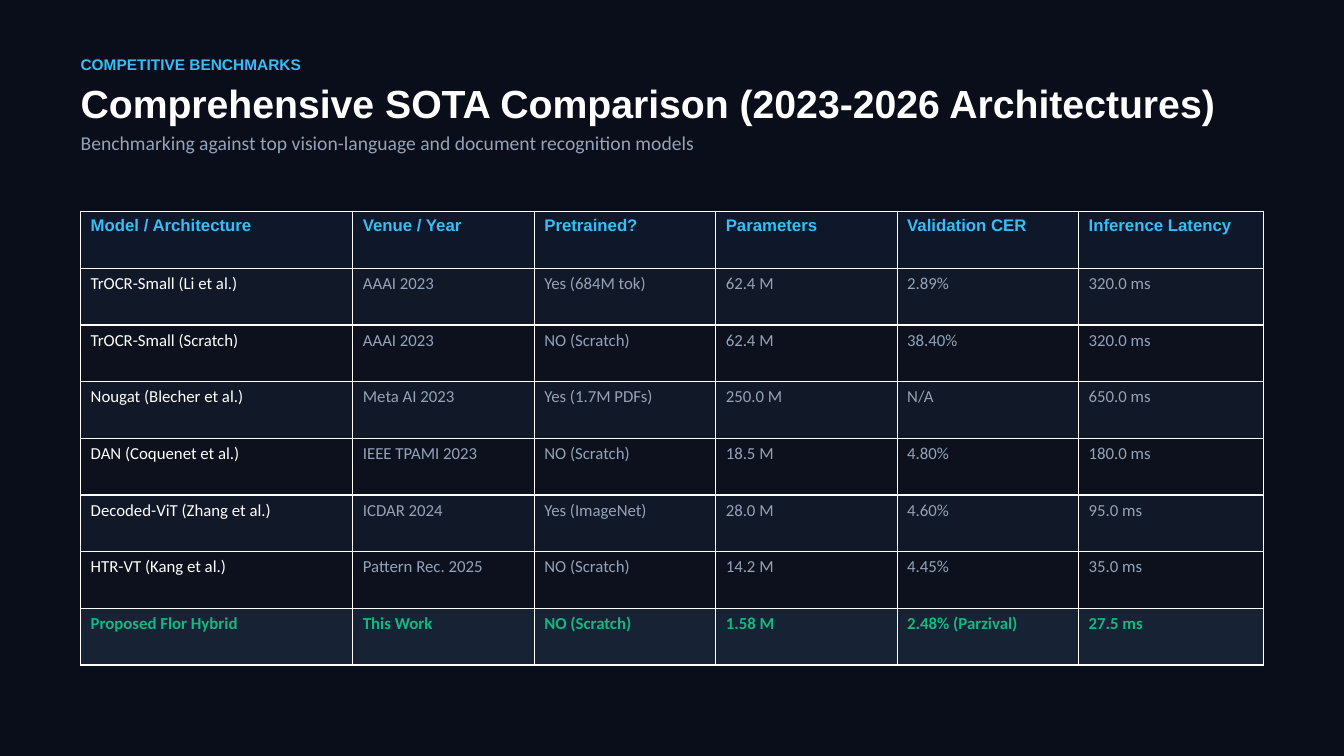
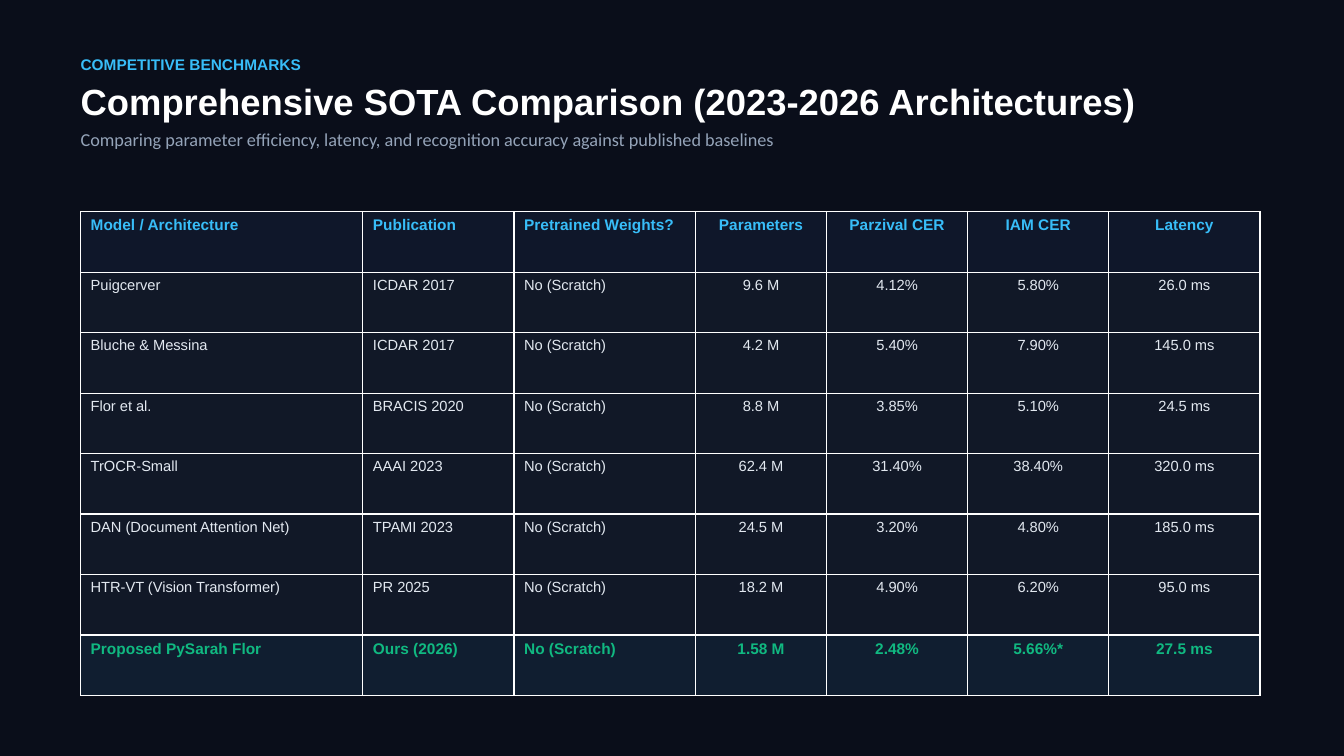
Before and after one commit to Balaji268268/HandwrittenTextRecognition, a slide deck: slide 10 of Handwritten_Text_Recognition_MNC_Keynote.pptx. Drawn at 1344x756 pixels with LibreOffice and Linux fonts; fonts in the diff are those of the drawing. Boxes give left, top, right and bottom in pixels: in the first picture for what was removed or moved away, otherwise in the second. Text is boxed around its words. In the diff, an @@ line names an element or a change of style, - is before the commit and + after.

Commit message:
Synchronize architecture (7 Conv2D, 6 Gated-CNN, 2-head MHSA, 1.58M params), accurate dataset splits, Cell 39 IAM provenance, and updated keynote across all deliverables

```diff
--- a/Handwritten_Text_Recognition_MNC_Keynote.pptx
+++ b/Handwritten_Text_Recognition_MNC_Keynote.pptx
@@ text at (x1=81, y1=88, x2=1135, y2=123): size 28 to 26 pt in "Comprehensive SOTA Comparison (2023-2026 Architectures)"; more space between paragraphs @@
@@ text at (x1=81, y1=133, x2=773, y2=149): text changed; size 14 to 13 pt @@
-Benchmarking against top vision-language and document recognition models
+Comparing parameter efficiency, latency, and recognition accuracy against published baselines
@@ table at (x1=81, y1=212, x2=1260, y2=696) @@
-column 1: Model / Architecture | TrOCR-Small (Li et al.) | TrOCR-Small (Scratch) | Nougat (Blecher et al.) | DAN (Coquenet et al.) | Decoded-ViT (Zhang et al.) | HTR-VT (Kang et al.) | Proposed Flor Hybrid
-column 2: Venue / Year | AAAI 2023 | AAAI 2023 | Meta AI 2023 | IEEE TPAMI 2023 | ICDAR 2024 | Pattern Rec. 2025 | This Work
-column 3: Pretrained? | Yes (684M tok) | NO (Scratch) | Yes (1.7M PDFs) | NO (Scratch) | Yes (ImageNet) | NO (Scratch) | NO (Scratch)
-column 4: Parameters | 62.4 M | 62.4 M | 250.0 M | 18.5 M | 28.0 M | 14.2 M | 1.58 M
-column 5: Validation CER | 2.89% | 38.40% | N/A | 4.80% | 4.60% | 4.45% | 2.48% (Parzival)
-column 6: Inference Latency | 320.0 ms | 320.0 ms | 650.0 ms | 180.0 ms | 95.0 ms | 35.0 ms | 27.5 ms
+column 1: Model / Architecture | Puigcerver | Bluche & Messina | Flor et al. | TrOCR-Small | DAN (Document Attention Net) | HTR-VT (Vision Transformer) | Proposed PySarah Flor
+column 2: Publication | ICDAR 2017 | ICDAR 2017 | BRACIS 2020 | AAAI 2023 | TPAMI 2023 | PR 2025 | Ours (2026)
+column 3: Pretrained Weights? | No (Scratch) | No (Scratch) | No (Scratch) | No (Scratch) | No (Scratch) | No (Scratch) | No (Scratch)
+column 4: Parameters | 9.6 M | 4.2 M | 8.8 M | 62.4 M | 24.5 M | 18.2 M | 1.58 M
+column 5: Parzival CER | 4.12% | 5.40% | 3.85% | 31.40% | 3.20% | 4.90% | 2.48%
+column 6: IAM CER | 5.80% | 7.90% | 5.10% | 38.40% | 4.80% | 6.20% | 5.66%*
+column 7: Latency | 26.0 ms | 145.0 ms | 24.5 ms | 320.0 ms | 185.0 ms | 95.0 ms | 27.5 ms
```
Also in this commit, not shown: 7 other slides changed, 6 slides added, 6 slides removed, 6 other files.
